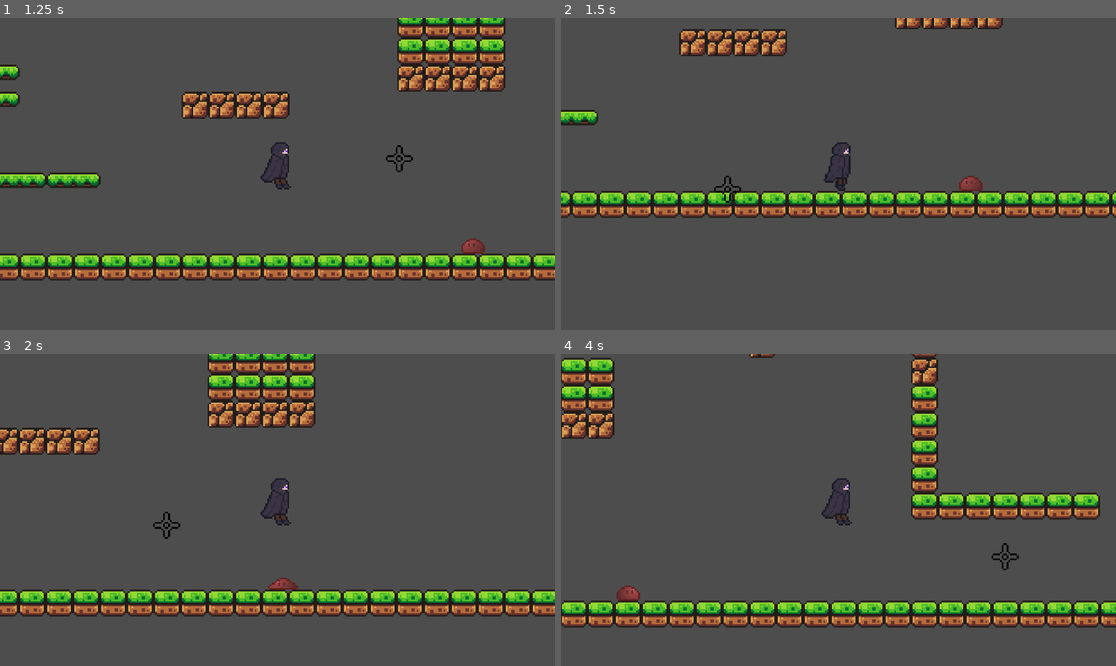
Above: before the commit, frames 1-4 (two rows, left to right).
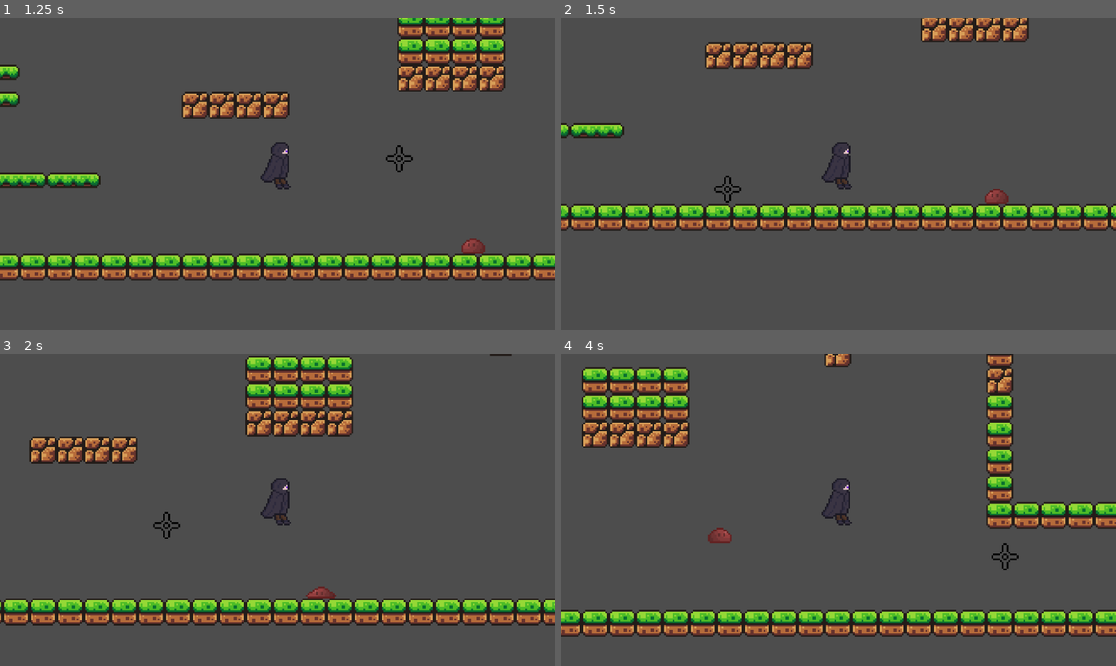
Above: after the commit, the same moments.

Repository: acook73/Project-7
Game: Godot game, scene res://scenes/game.tscn
Two runs of this game, one before a commit and one after it. Both use one fixed random seed, a clock stepped at 60 frames per second and the inputs below.
Inputs (mouse positions are in pixels of both pictures, inside the frame that each line leads up to):
- Up to frame 1 (1.25 s): tap Enter at 0.5 s; move the mouse to (399, 158) at 0.52 s; hold D (right) from 0.53 s (still down); tap Shift (dash) at 0.6 s; tap Space (jump) at 0.77 s
- Up to frame 2 (1.5 s): keep holding D (right); move the mouse to (727, 189) at 1.27 s; right-click (727, 189) at 1.35 s
- Up to frame 3 (2 s): keep holding D (right); tap Space (jump) at 1.52 s
- Up to frame 4 (4 s): move the mouse to (894, 441) at 2.02 s; release D (right) at 2.03 s; hold A (left) 2.03-2.78 s; tap E (run) at 2.1 s; move the mouse to (810, 572) at 2.77 s; hold D (right) from 2.78 s (still down); tap Shift (dash) at 2.85 s; tap Space (jump) at 3.02, 3.77 s; move the mouse to (1005, 556) at 3.52 s; right-click (1005, 556) at 3.6 s

Frame 1 is identical in both runs. In frame 2, 17% of the frame differs, in the area x 0-100%, y 0-69%; in frame 3, 19%; in frame 4, 25%, in the area x 0-100%, y 0-91%.

Commit message:
physics layer fix

Diff:
--- a/scenes/game.tscn
+++ b/scenes/game.tscn
@@ -176,8 +176,8 @@
 2:3/0/physics_layer_0/polygon_0/one_way = true
 
 [sub_resource type="TileSet" id="TileSet_lbhrr"]
-physics_layer_0/collision_layer = 5
-physics_layer_0/collision_mask = 5
+physics_layer_0/collision_layer = 7
+physics_layer_0/collision_mask = 7
 physics_layer_1/collision_layer = 7
 physics_layer_1/collision_mask = 7
 sources/0 = SubResource("TileSetAtlasSource_lnu2h")
